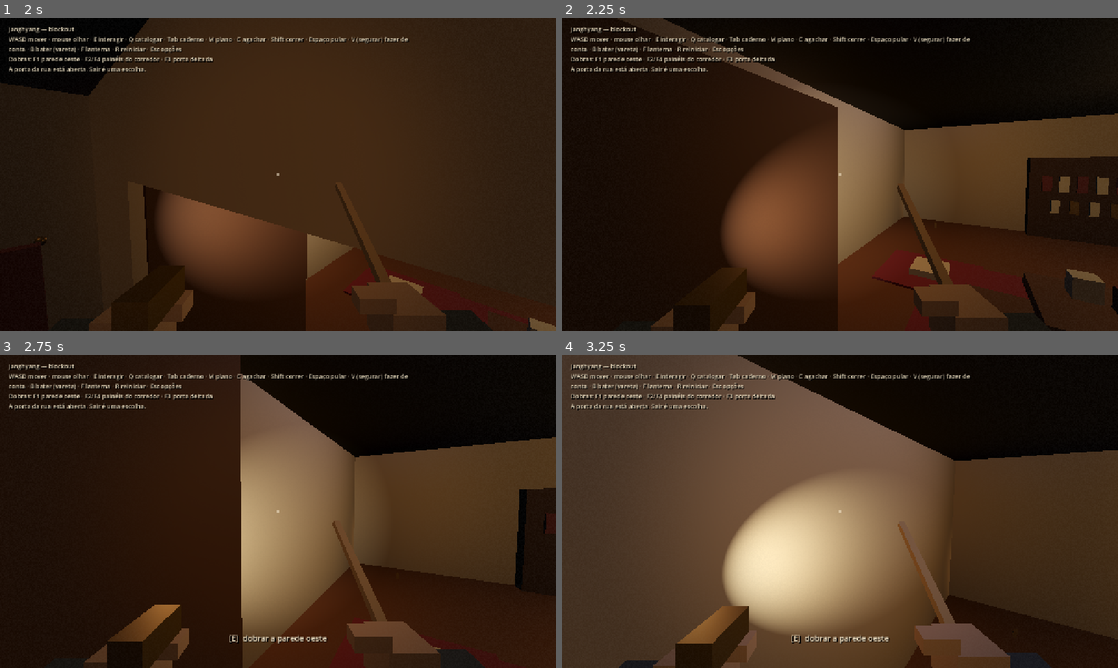
Above: before the commit, frames 1-4 (two rows, left to right).
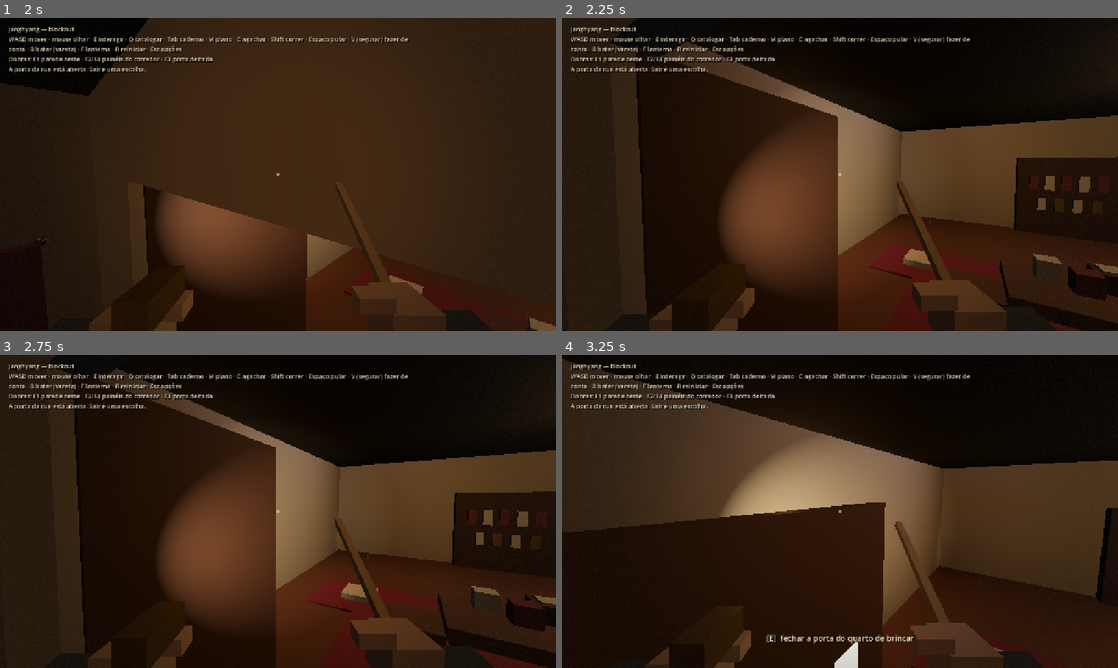
Above: after the commit, the same moments.

Repository: pedropompeu/Janghyang
Game: Godot game, scene res://main.tscn
Same seed, same stepped clock (60 frames per second), same inputs: the game is played once before the commit and once after it.
Inputs (mouse positions are in pixels of both pictures, inside the frame that each line leads up to):
- Up to frame 1 (2 s): tap Enter at 0.5 s; move the mouse to (400, 158) at 0.52 s; hold D 0.53-1.28 s; hold L 0.53-1.28 s; click (400, 158) at 0.67 s; tap Space at 0.77, 1.52 s; tap G at 0.8, 1.35 s; move the mouse to (250, 174) at 1.27 s; hold W from 1.28 s (still down); tap L at 1.55 s
- Up to frame 2 (2.25 s): keep holding W; move the mouse to (851, 168) at 2.02 s; hold L from 2.03 s (still down)
- Up to frame 3 (2.75 s): keep holding W; keep holding L; tap G at 2.3 s
- Up to frame 4 (3.25 s): keep holding W; move the mouse to (834, 517) at 2.77 s; release L at 2.78 s; tap G at 2.85 s; click (834, 517) at 2.92 s; tap Space at 3.02 s; tap L at 3.05 s

Frame 1 is identical in both runs. In frame 2, 11% of the frame differs, in the area x 8-100%, y 0-100%; in frame 3, 26%; in frame 4, 40%, in the area x 0-100%, y 0-100%.

Commit message:
feat: listen through walls for the Gastos

Diff:
--- a/Janghyang/scripts/gastos.gd
+++ b/Janghyang/scripts/gastos.gd
@@ -445,6 +445,13 @@
 		return _nearest_point(_heard[i].at)
 	return _goal()
 
+## Where the standing Gastos are (their heads), for the sounds of them.
+func positions() -> Array[Vector3]:
+	var out: Array[Vector3] = []
+	for i in placed():
+		out.append(head_of(i))
+	return out
+
 ## Indices of the Gastos standing somewhere now.
 func placed() -> Array:
 	var out := []
--- /dev/null
+++ b/Janghyang/scripts/listen_model.gd
@@ -0,0 +1,33 @@
+extends RefCounted
+## Listening through a wall (spec §9, L held by a wall): Elias stands still,
+## the effects bus drops DUCK_DB and every Gasto he can hear gives a muffled
+## porcelain creak where it stands, every PERIOD seconds. The bare ear hears
+## EAR_RANGE metres on his own floor (|dy| < FLOOR_BAND); the stethoscope
+## hears SCOPE_RANGE metres through floors.
+
+const EAR_RANGE := 12.0
+const SCOPE_RANGE := 25.0
+const FLOOR_BAND := 2.5
+const PERIOD := 1.5
+const DUCK_DB := -18.0
+## L only works this close to a wall (m).
+const WALL_REACH := 0.9
+
+var _since := INF
+
+static func audible(gasto: Vector3, ear: Vector3, scope: bool) -> bool:
+	var d := gasto.distance_to(ear)
+	if scope:
+		return d < SCOPE_RANGE
+	return d < EAR_RANGE and absf(gasto.y - ear.y) < FLOOR_BAND
+
+## True when the next creak is due (at once when listening starts).
+func beat(dt: float) -> bool:
+	_since += dt
+	if _since >= PERIOD - 0.0001:
+		_since = 0.0
+		return true
+	return false
+
+func reset() -> void:
+	_since = INF
--- a/Janghyang/scripts/main.gd
+++ b/Janghyang/scripts/main.gd
@@ -38,6 +38,7 @@
 const PlanModel = preload("res://scripts/plan_model.gd")
 const LightModel = preload("res://scripts/light_model.gd")
 const NoiseModel = preload("res://scripts/noise_model.gd")
+const ListenModel = preload("res://scripts/listen_model.gd")
 const Compass = preload("res://scripts/compass_model.gd")
 const LightPickup = preload("res://scripts/light_pickup.gd")
 const PlanRevealer = preload("res://scripts/plan_revealer.gd")
@@ -143,6 +144,11 @@
 var _match_glow: OmniLight3D
 ## Elias's own chalk marks (G), oldest first; the plan keeps the last MAX_MARKS.
 var _chalk_marks: Array[MeshInstance3D] = []
+## Task 22: the ear to the wall; the effects bus volume from before it.
+var listen = ListenModel.new()
+var _listen_from_db := 0.0
+## Each creak heard through the wall: where the Gasto stands.
+signal listened(at: Vector3)
 var _lantern_energy := 0.0
 var _light_time := 0.0
 var _dark: Array[Tween] = []
@@ -196,6 +202,7 @@
 	_wire_light()
 	_wire_noise()
 	player.chalked.connect(chalk_mark)
+	player.listen_changed.connect(_on_listen)
 
 	var args := OS.get_cmdline_user_args()
 	if args.has("--labels"):
@@ -239,6 +246,8 @@
 func _process(delta: float) -> void:
 	if player != null and atlas != null and not ended:
 		_track_place()
+	if player != null and player.listening:
+		_tick_listen(delta)
 	if autonomous and visit != null and player != null:
 		_tick_night(delta)
 		_tick_light(delta)
@@ -993,6 +1002,33 @@
 
 ## The match's flame in the left hand, the lantern's own energy, and the
 ## Gastos fearing every flame.
+## Ear to the wall: the house (bus Casa) drops ListenModel.DUCK_DB, and back.
+func _on_listen(on: bool) -> void:
+	var bus := AudioServer.get_bus_index(&"Casa")
+	listen.reset()
+	if bus < 0:
+		return
+	if on:
+		_listen_from_db = AudioServer.get_bus_volume_db(bus)
+		AudioServer.set_bus_volume_db(bus, _listen_from_db + ListenModel.DUCK_DB)
+	else:
+		AudioServer.set_bus_volume_db(bus, _listen_from_db)
+
+## Every PERIOD while listening: a muffled creak (bus Mundo, not ducked) where
+## each Gasto he can hear stands; the stethoscope in hand hears through floors.
+func _tick_listen(delta: float) -> Array[Vector3]:
+	var out: Array[Vector3] = []
+	if gastos == null or not listen.beat(delta):
+		return out
+	var scope: bool = player.hands_model.left == &"estetoscopio"
+	var ear: Vector3 = player.camera.global_position
+	for at in gastos.positions():
+		if ListenModel.audible(at, ear, scope):
+			out.append(at)
+			sfx.play_at(&"porcelain_muffled", at, &"Mundo", -4.0)
+			listened.emit(at)
+	return out
+
 ## Task 21: Elias's chalk on a wall: a square seen with eyes open, a giz note
 ## on the plan; past PlanModel.MAX_MARKS the oldest mark goes from both.
 func chalk_mark(at: Vector3, normal: Vector3) -> MeshInstance3D:
--- a/Janghyang/scripts/player.gd
+++ b/Janghyang/scripts/player.gd
@@ -6,6 +6,7 @@
 
 const Mobility = preload("res://scripts/mobility_model.gd")
 const NoiseModel = preload("res://scripts/noise_model.gd")
+const ListenModel = preload("res://scripts/listen_model.gd")
 const HandsModel = preload("res://scripts/hands_model.gd")
 
 @export var mouse_sensitivity := 0.0022
@@ -43,6 +44,8 @@
 signal gasped
 ## G on a wall within CHALK_REACH: a chalk mark at `at`, facing `normal`.
 signal chalked(at: Vector3, normal: Vector3)
+## L held by a wall: Elias stands still and listens (listen_model.gd).
+signal listen_changed(on: bool)
 
 const VERBS := {&"Ball": &"rolar", &"Doll": &"boneco", &"MusicBox": &"musica", &"Figure": &"vela", &"EntryClock": &"corda"}
 
@@ -68,6 +71,9 @@
 var sprinting := false
 ## The held breath (H); `breath.holding` keeps a hidden Elias unfound.
 var breath = NoiseModel.new()
+## Ear to the wall (L held within ListenModel.WALL_REACH of one).
+var listening := false
+var _listen_held := false
 ## Eyes closed, remembering the house as it was (V or the right button held).
 var pretending := false
 ## Ladder volumes the body is inside; ladder.gd keeps the count.
@@ -176,6 +182,12 @@
 	if held != _pretend_held:
 		_pretend_held = held
 		set_pretending(held)
+	var listen_key := not input_locked and Input.is_physical_key_pressed(KEY_L)
+	if listen_key != _listen_held:
+		_listen_held = listen_key
+		set_listening(listen_key)
+	if listening:
+		input_dir = Vector2.ZERO
 	var wants_run := not input_locked and Input.is_physical_key_pressed(KEY_SHIFT) and input_dir.y < 0.0 and not crouched and not pretending
 	sprinting = mobility.update(delta, wants_run, input_dir.length() > 0.1)
 
@@ -230,16 +242,40 @@
 		position = respawn_point
 		velocity = Vector3.ZERO
 
+## Ear to the wall, or away from it. Starting needs a wall within
+## ListenModel.WALL_REACH straight ahead; returns whether he listens now.
+func set_listening(on: bool) -> bool:
+	if on and not listening and not facing_wall(ListenModel.WALL_REACH):
+		return false
+	if on != listening:
+		listening = on
+		listen_changed.emit(on)
+	return listening
+
+## A wall (not floor, ceiling or Gasto) within `reach` along the look, flat.
+func facing_wall(reach: float) -> bool:
+	return not _wall_hit(reach, true).is_empty()
+
+func _wall_hit(reach: float, flat := false) -> Dictionary:
+	var from := camera.global_position
+	var dir := -camera.global_basis.z
+	if flat:
+		dir.y = 0.0
+		dir = dir.normalized()
+	var q := PhysicsRayQueryParameters3D.create(from, from + dir * reach, 1)
+	q.exclude = [get_rid()]
+	var hit := get_world_3d().direct_space_state.intersect_ray(q)
+	if hit.is_empty() or absf((hit.normal as Vector3).y) > 0.5:
+		return {}
+	if hit.collider != null and (hit.collider as Node).is_in_group(&"Gasto"):
+		return {}
+	return hit
+
 ## A chalk mark on the wall straight ahead, if one stands within
 ## CHALK_REACH; floors, ceilings and Gastos take none.
 func chalk() -> bool:
-	var from := camera.global_position
-	var q := PhysicsRayQueryParameters3D.create(from, from - camera.global_basis.z * CHALK_REACH, 1)
-	q.exclude = [get_rid()]
-	var hit := get_world_3d().direct_space_state.intersect_ray(q)
-	if hit.is_empty() or absf((hit.normal as Vector3).y) > 0.5:
-		return false
-	if hit.collider != null and (hit.collider as Node).is_in_group(&"Gasto"):
+	var hit := _wall_hit(CHALK_REACH)
+	if hit.is_empty():
 		return false
 	chalked.emit(hit.position, hit.normal)
 	return true
--- a/Janghyang/scripts/selftest.gd
+++ b/Janghyang/scripts/selftest.gd
@@ -426,6 +426,7 @@
 	await _capture(gastos)
 	await _noise(gastos)
 	await _giz()
+	await _escuta(gastos)
 	main.player.set_pretending(true)
 	await get_tree().create_timer(0.9).timeout
 	var chalk := get_tree().get_nodes_in_group(&"Chalk")
@@ -1194,6 +1195,65 @@
 	pl.rotation.y = saved_yaw
 	await get_tree().physics_frame
 
+## Task 22: L by a wall. The house drops 18 dB, Elias stands still, and each
+## Gasto he can hear creaks where it stands, once per period.
+func _escuta(g) -> void:
+	print("SELFTEST: escuta")
+	var pl = main.player
+	var LM = main.ListenModel
+	var saved: Vector3 = pl.global_position
+	var saved_yaw: float = pl.rotation.y
+	var bus := AudioServer.get_bus_index(&"Casa")
+	var before := AudioServer.get_bus_volume_db(bus)
+	pl.camera.rotation.x = 0.0
+	var on := false
+	for k in 16:
+		pl.rotation.y = TAU * k / 16.0
+		for d in 16:
+			pl.global_position = Vector3(4.2, 0.2, 3.5) + (-pl.global_basis.z) * d * 0.25
+			await get_tree().physics_frame
+			if pl.set_listening(true):
+				on = true
+				break
+		if on:
+			break
+	_record(on and pl.listening, "escuta: L by a wall puts the ear to it", str(pl.global_position))
+	_record(absf(AudioServer.get_bus_volume_db(bus) - (before + LM.DUCK_DB)) < 0.01, "escuta: the house drops 18 dB", "%.1f" % AudioServer.get_bus_volume_db(bus))
+	for k in 6:
+		await get_tree().physics_frame
+	_record(Vector2(pl.velocity.x, pl.velocity.z).length() < 0.01, "escuta: Elias stands still", str(pl.velocity))
+	pl.set_listening(false)
+	_record(absf(AudioServer.get_bus_volume_db(bus) - before) < 0.01, "escuta: letting go brings the house back", "%.1f" % AudioServer.get_bus_volume_db(bus))
+	pl.global_position -= (-pl.global_basis.z) * 1.5
+	await get_tree().physics_frame
+	_record(not pl.set_listening(true) and not pl.listening, "escuta: away from a wall there is nothing to listen to", "")
+	pl.global_position = saved
+	await get_tree().physics_frame
+	await get_tree().process_frame
+	g.spawn_now()
+	await get_tree().physics_frame
+	var at: Array = g.placed()
+	if at.is_empty():
+		_record(false, "escuta: a Gasto stands somewhere to hear", "")
+	else:
+		var head: Vector3 = g.head_of(at[0])
+		pl.global_position = g._bodies[at[0]].global_position + Vector3(4.0, 0.0, 0.0)
+		var heard: Array = []
+		var on_heard := func(p: Vector3) -> void: heard.append(p)
+		main.listened.connect(on_heard)
+		main.listen.reset()
+		var first: Array = main._tick_listen(0.0)
+		var again: Array = main._tick_listen(0.5)
+		main.listened.disconnect(on_heard)
+		_record(first.has(head) and heard.has(head), "escuta: a Gasto on the floor creaks where it stands", str(first))
+		_record(again.is_empty(), "escuta: one creak per period", str(again))
+		var ear: Vector3 = pl.camera.global_position
+		_record(LM.audible(head + Vector3(0.0, 4.0, 0.0), ear, true) and not LM.audible(head + Vector3(0.0, 4.0, 0.0), ear, false), "escuta: the stethoscope hears the floor above", "")
+		g.scatter()
+	pl.global_position = saved
+	pl.rotation.y = saved_yaw
+	await get_tree().physics_frame
+
 ## Puts a Gasto at arm's length behind Elias, its next step due; returns which
 ## (-1 if none stood) once it has grabbed him or a second has passed.
 func _capture_near(g) -> int:
--- a/Janghyang/scripts/sfx_bank.gd
+++ b/Janghyang/scripts/sfx_bank.gd
@@ -4,7 +4,7 @@
 ## Two layers: "Mundo" (rain, breath; never muted) and "Casa" (the house).
 
 const KINDS := [&"tick", &"click", &"knock", &"step", &"pencil", &"fold", &"rain", &"hum", &"breath", &"creak", &"swish",
-	&"door", &"slam", &"porcelain", &"shatter", &"glass", &"tink", &"oco", &"crumble", &"land", &"step_metal", &"rung", &"ticks", &"crack"]
+	&"door", &"slam", &"porcelain", &"shatter", &"glass", &"tink", &"oco", &"crumble", &"land", &"step_metal", &"rung", &"ticks", &"crack", &"porcelain_muffled"]
 const LOOPED := [&"rain", &"hum", &"breath", &"ticks"]
 const RATE := 22050
 const POOL_SIZE := 12
@@ -101,6 +101,14 @@
 				var t2 := maxf(0.0, t - 0.07)
 				var b := sin(TAU * 2650.0 * t2) * exp(-t2 * 140.0) if t >= 0.07 else 0.0
 				return (a + b * 0.7 + rng.randf_range(-1.0, 1.0) * 0.1 * exp(-t * 60.0)) * 0.22)
+		&"porcelain_muffled":
+			# The same joint heard through a wall (listen_model.gd): low,
+			# blunt, the glass gone out of it.
+			samples = _render(0.3, func(t: float) -> float:
+				var a := sin(TAU * 620.0 * t) * exp(-t * 45.0)
+				var t2 := maxf(0.0, t - 0.08)
+				var b := sin(TAU * 540.0 * t2) * exp(-t2 * 50.0) if t >= 0.08 else 0.0
+				return (a + b * 0.7) * 0.3)
 		&"crack":
 			# Porcelain giving under a push (capture_fx.gd): a dry split and
 			# a few small ticks running along it.
--- /dev/null
+++ b/Janghyang/tests/test_listen_model.gd
@@ -0,0 +1,26 @@
+extends RefCounted
+const Listen = preload("res://scripts/listen_model.gd")
+
+func test_ear_hears_the_same_floor_only(t) -> void:
+	var ear := Vector3(0.0, 1.0, 0.0)
+	t.ok(Listen.audible(Vector3(10.0, 1.0, 0.0), ear, false), "10 m no mesmo piso: ouve")
+	t.ok(Listen.audible(Vector3(0.0, 3.4, 11.5), ear, false), "11,5 m e 2,4 m acima: ainda o mesmo piso")
+	t.ok(not Listen.audible(Vector3(0.0, 1.0, 12.5), ear, false), "12,5 m: longe demais")
+	t.ok(not Listen.audible(Vector3(3.0, 4.0, 0.0), ear, false), "3 m acima: outro piso, não ouve")
+	t.ok(not Listen.audible(Vector3(3.0, -2.0, 0.0), ear, false), "3 m abaixo: não ouve")
+
+func test_stethoscope_hears_through_floors(t) -> void:
+	var ear := Vector3(0.0, 1.0, 0.0)
+	var far := Vector3(19.77, 4.0, 0.0)
+	t.ok(absf(far.distance_to(ear) - 20.0) < 0.01, "a 20 m")
+	t.ok(not Listen.audible(far, ear, false), "20 m e 3 m acima: sem o estetoscópio, nada")
+	t.ok(Listen.audible(far, ear, true), "com o estetoscópio, ouve")
+	t.ok(not Listen.audible(Vector3(0.0, 1.0, 25.5), ear, true), "além de 25 m, nem com ele")
+
+func test_beat_every_period(t) -> void:
+	var l = Listen.new()
+	t.ok(l.beat(0.01), "o primeiro estalo sai logo")
+	t.ok(not l.beat(Listen.PERIOD - 0.1), "antes de 1,5 s, nada")
+	t.ok(l.beat(0.2), "aos 1,5 s, outro")
+	l.reset()
+	t.ok(l.beat(0.01), "ao recomeçar a escutar, sai logo de novo")
Not shown, changed: context/arquitetura.md
Not shown, changed: context/decisoes.md
Not shown, changed: context/historico.md
